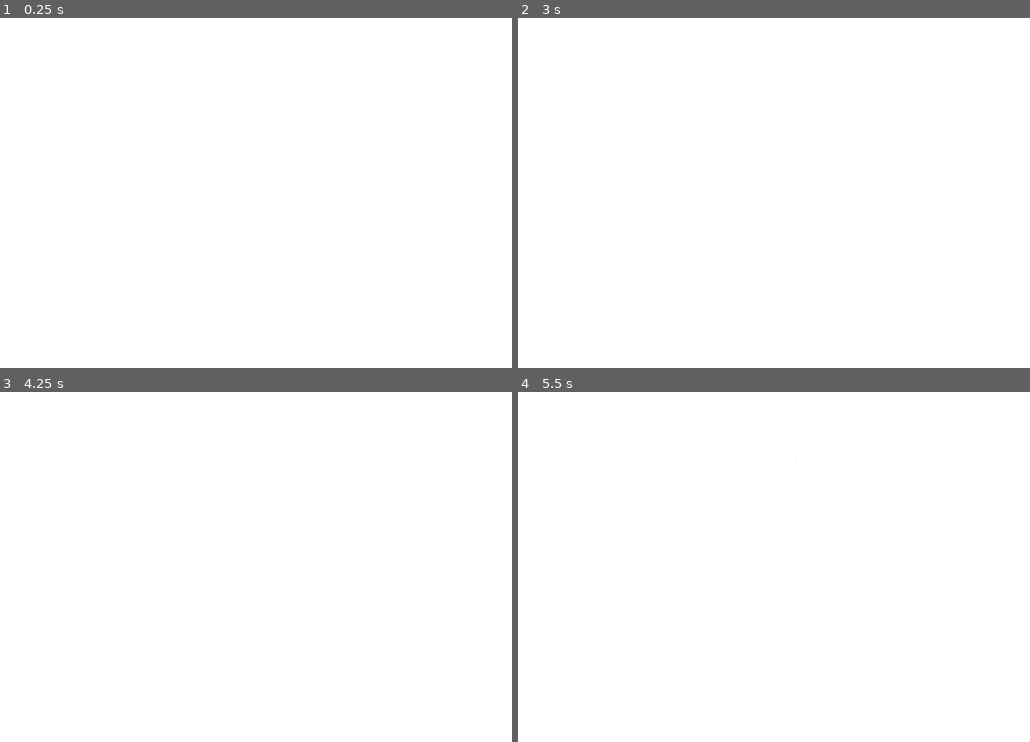
Above: before the commit, frames 1-4 (two rows, left to right).
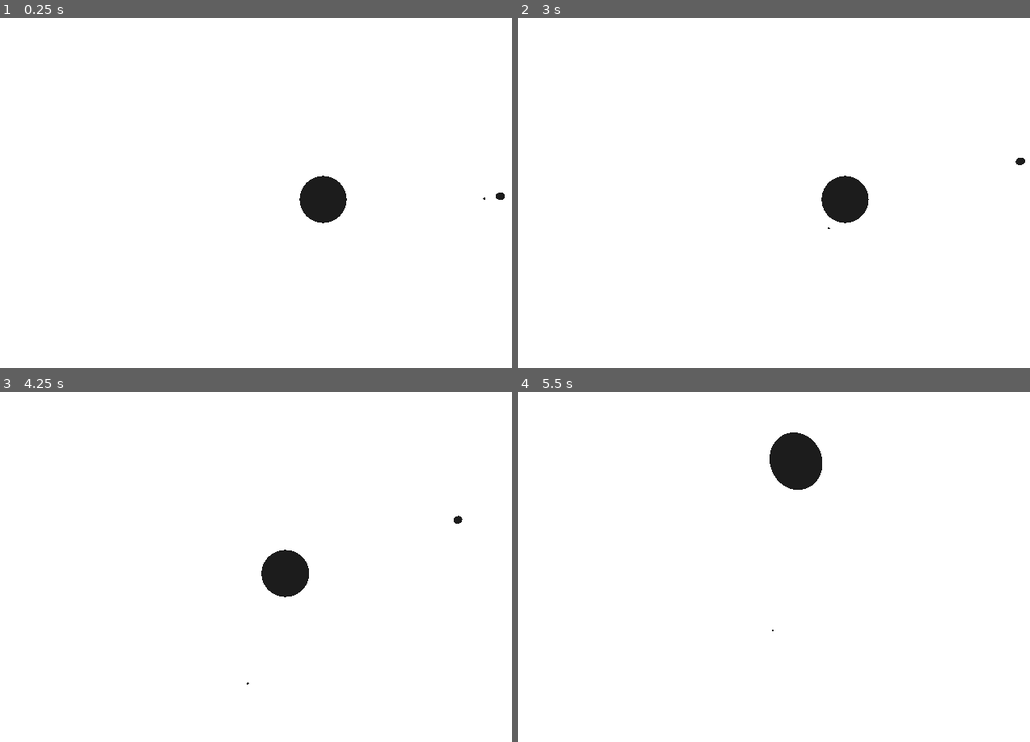
Above: after the commit, the same moments.

Repository: DarkLegend001/Space-Simulator
Game: Godot game, scene res://main/main.tscn
Two runs of this game, one before a commit and one after it. Both use one fixed random seed, a clock stepped at 60 frames per second and the inputs below. A sky picture missing from this copy of the repository is replaced by a grey-blue gradient.
Inputs:
- Up to frame 1 (0.25 s): no input
- Up to frame 2 (3 s): tap Enter at 0.5, 2.75 s; hold S (camera_back) 0.53-1.28 s; tap Ctrl (camera_down) at 1.35 s; tap Space (camera_up) at 2 s; hold W (camera_forward) 2.03-2.78 s; tap A (camera_left) at 2.85 s
- Up to frame 3 (4.25 s): hold D (camera_right) from 3.53 s (still down)
- Up to frame 4 (5.5 s): release D (camera_right) at 4.28 s; tap Shift (camera_roll_right) at 4.35 s; hold Down (camera_rotate_down) from 5.03 s (still down)

The runs differ from the first frame. In frame 1, 1.0% of the frame differs, in the area x 58-99%, y 45-59%; in frame 2, 1.0%; in frame 3, 1.0%; in frame 4, 1.3%, in the area x 49-60%, y 11-69%.
Error before the commit: Parse Error: Identifier "body" not declared in the current scope. (res://rendering/celestial_body_renderer.gd:15)

Commit message:
fix a couple of incorrect names

Diff:
--- a/rendering/celestial_body_renderer.gd
+++ b/rendering/celestial_body_renderer.gd
@@ -12,12 +12,12 @@
 
 	$Mesh.set_surface_override_material(0, load("res://assets/default_body.tres").duplicate())
 	$Mesh.get_surface_override_material(0).albedo_color = colour
-	scale = Vector3.ONE * (body.radius / Globals.size_scale)
+	scale = Vector3.ONE * (sim_body.radius / Globals.size_scale)
 	set_material()
 
 func set_material():
 	$Mesh.material_overlay = load("res://assets/default_body.tres").duplicate()
-	$Mesh.material_overlay.albedo_color = body.color
+	$Mesh.material_overlay.albedo_color = colour
 
 # Called every frame. 'delta' is the elapsed time since the previous frame.
 func _process(_delta: float) -> void:
